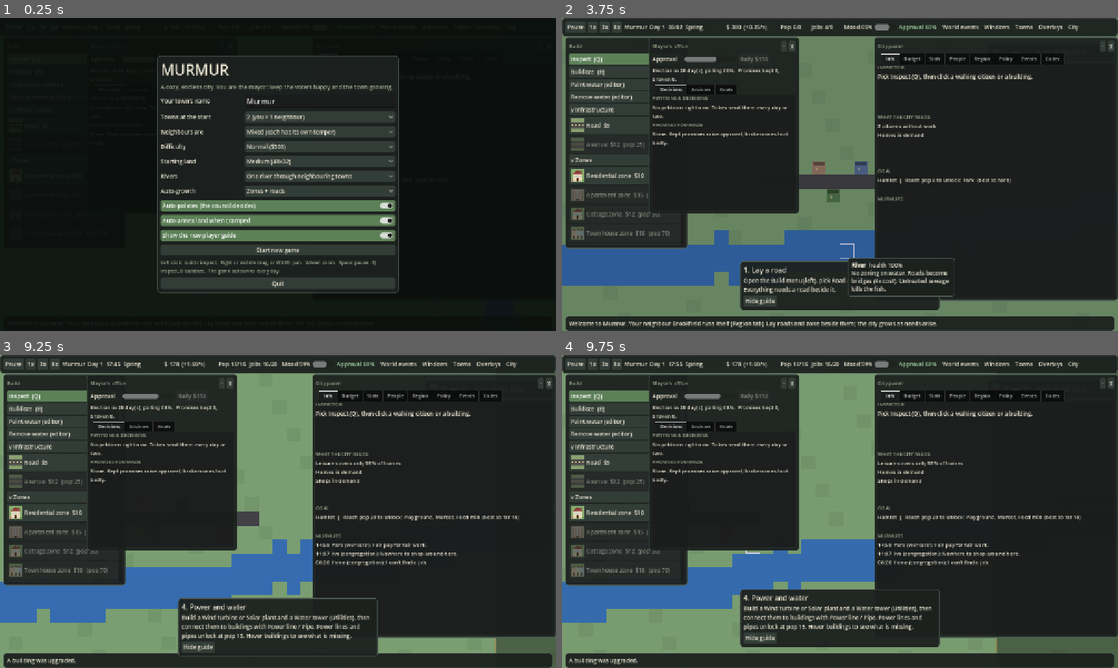
Above: before the commit, frames 1-4 (two rows, left to right).
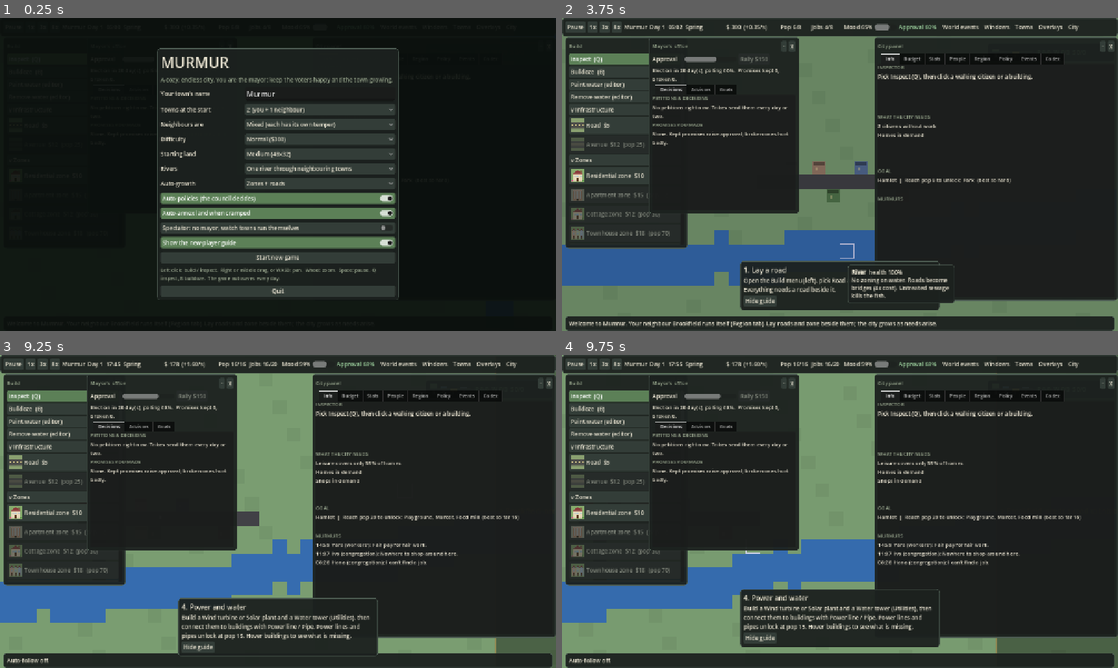
Above: after the commit, the same moments.

Repository: krugerhomeassistant/murmur
Game: Godot game, scene res://scenes/main.tscn
The game is run twice, just before and just after one commit, with the same random seed, the same clock (stepped at 60 frames per second) and the same inputs.
Inputs (mouse positions are in pixels of both pictures, inside the frame that each line leads up to):
- Up to frame 1 (0.25 s): no input
- Up to frame 2 (3.75 s): click "Normal ($300)" at 0.5 s; click "Normal ($300)" at 1.25 s; click "Show the new-player guide" at 2 s; click "Show the new-player guide" at 2.75 s; click "Start new game" at 3.5 s
- Up to frame 3 (9.25 s): click "1x" at 4.25 s; click "3x" at 5 s; click "8x" at 5.75 s; click "World events" at 6.5 s; click "Windows" at 7.25 s; click "Towns" at 8 s; tap A at 8.75 s; move the mouse to (400, 495) at 8.77 s; hold D from 8.78 s (still down); tap Tab at 8.85 s; click (400, 495) at 8.92 s; tap Space at 9.02 s; tap F at 9.05 s
- Up to frame 4 (9.75 s): tap Space at 9.32 s; release D at 9.5 s; tap A at 9.5 s; drag from (728, 527) to (812, 574) at 9.52 s

The runs differ from the first frame. In frame 1, 16% of the frame differs, in the area x 28-72%, y 9-90%; in frame 2, 1.0%; in frame 3, 0.1%; in frame 4, 0.1%.

Commit message:
feat: spectator mode (no mayor)
Co-Authored-By: Claude Sonnet 5.5 <noreply@anthropic.com>
Claude-Session: https://claude.ai/code/session_01EmTPeWeFqamnN7v8CmFcDf

Diff:
--- a/client/scripts/main.gd
+++ b/client/scripts/main.gd
@@ -25,6 +25,8 @@
 const FOUND_COST := 300.0
 var tool: int = INSPECT
 var speed := 1.0
+var follow := true  # spectator: auto-cycle the viewed town
+var follow_t := 0.0
 var acc := 0.0
 var headline := "Welcome to Murmur. Lay roads, zone homes, shops and jobs beside them. The city will grow on its own as needs arise."
 var sel: City.Citizen = null
@@ -138,6 +140,16 @@
 	city.auto_mode = o.get("auto", 2)
 	city.auto_policy = o.get("policy", true)
 	city.auto_expand = o.get("expand", true)
+	if o.get("spectate", false):  # no mayor: every town runs on the planner alone
+		for t in towns:
+			t.human = false
+			t.coins = 400.0
+			t.auto_mode = 2
+			t.auto_policy = true
+			t.auto_expand = true
+	if o.get("spectate", false):
+		headline = "Spectating: no mayor. Tab or the Towns menu switches town, F toggles auto-follow, 8x speeds it up."
+		return
 	headline = "Welcome to %s. %s Lay roads and zone beside them; the city grows as needs arise." % [city.town_name, ("Your neighbour %s runs itself (Region tab)." % towns[1].town_name) if n > 1 else "You are on your own."]
 
 
@@ -286,6 +298,13 @@
 			KEY_R:
 				if city.over != "":
 					new_game()
+			KEY_TAB:
+				if spectating():
+					follow_t = 0.0
+					switch_town((towns.find(city) + 1) % towns.size())
+			KEY_F:
+				follow = not follow
+				headline = "Auto-follow %s." % ("on" if follow else "off")
 			KEY_F3:
 				perf_on = not perf_on
 			KEY_SPACE:
@@ -434,8 +453,17 @@
 	chunk_kick = false
 
 
+func spectating() -> bool:
+	return towns.all(func(t: City) -> bool: return not t.human)
+
+
 func _process(delta: float) -> void:
 	delta = minf(delta, 0.25)
+	if started and follow and towns.size() > 1 and spectating():
+		follow_t += delta
+		if follow_t > 30.0:
+			follow_t = 0.0
+			switch_town((towns.find(city) + 1) % towns.size())
 	var p0 := Time.get_ticks_usec()
 	var v := Vector2(
 		float(Input.is_key_pressed(KEY_D) or Input.is_key_pressed(KEY_RIGHT)) - float(Input.is_key_pressed(KEY_A) or Input.is_key_pressed(KEY_LEFT)),
--- a/client/scripts/setup.gd
+++ b/client/scripts/setup.gd
@@ -13,6 +13,7 @@
 var o_river: OptionButton
 var o_pol: CheckButton
 var o_exp: CheckButton
+var o_spec: CheckButton
 var o_guide: CheckButton
 var note: Label
 
@@ -75,6 +76,10 @@
 	o_exp.button_pressed = true
 	o_exp.focus_mode = Control.FOCUS_NONE
 	v.add_child(o_exp)
+	o_spec = CheckButton.new()
+	o_spec.text = "Spectator: no mayor, watch towns run themselves"
+	o_spec.focus_mode = Control.FOCUS_NONE
+	v.add_child(o_spec)
 	o_guide = CheckButton.new()
 	o_guide.text = "Show the new-player guide"
 	o_guide.button_pressed = not has_save
@@ -133,5 +138,6 @@
 		"auto": o_auto.selected,
 		"policy": o_pol.button_pressed,
 		"expand": o_exp.button_pressed,
-		"guide": o_guide.button_pressed,
+		"guide": o_guide.button_pressed and not o_spec.button_pressed,
+		"spectate": o_spec.button_pressed,
 	})
--- /dev/null
+++ b/client/tests/spectate.gd
@@ -0,0 +1,26 @@
+extends SceneTree
+# Spectator: 3 towns, all human=false, run 3000 sim-seconds; none may end, all must grow.
+func _init() -> void:
+	var sig := Signals.new()
+	var ts: Array[City] = []
+	for k in 3:
+		var t := City.new(sig)
+		t.town_name = "T%d" % k
+		t.gpos = Vector2i(k, 0)
+		t.human = false
+		t.seed_start()
+		for o in ts:
+			o.partners.append(t)
+			t.partners.append(o)
+		ts.append(t)
+	for step in 30000:
+		sig.tick(0.1)
+		if step % 10 == 0:
+			Diplo.second(ts, ts[0].rng)
+		for t in ts:
+			t.tick(0.1)
+	for t in ts:
+		assert(t.over == "", "%s ended: %s" % [t.town_name, t.over])
+		assert(t.pop > 20, "%s did not grow (pop %d)" % [t.town_name, t.pop])
+	print("SPECTATE_OK pops=%s" % str(ts.map(func(t: City) -> int: return t.pop)))
+	quit()
Not shown, changed: .github/workflows/ci.yml
Not shown, changed: CHANGELOG.md
Not shown, changed: PLAN.md
